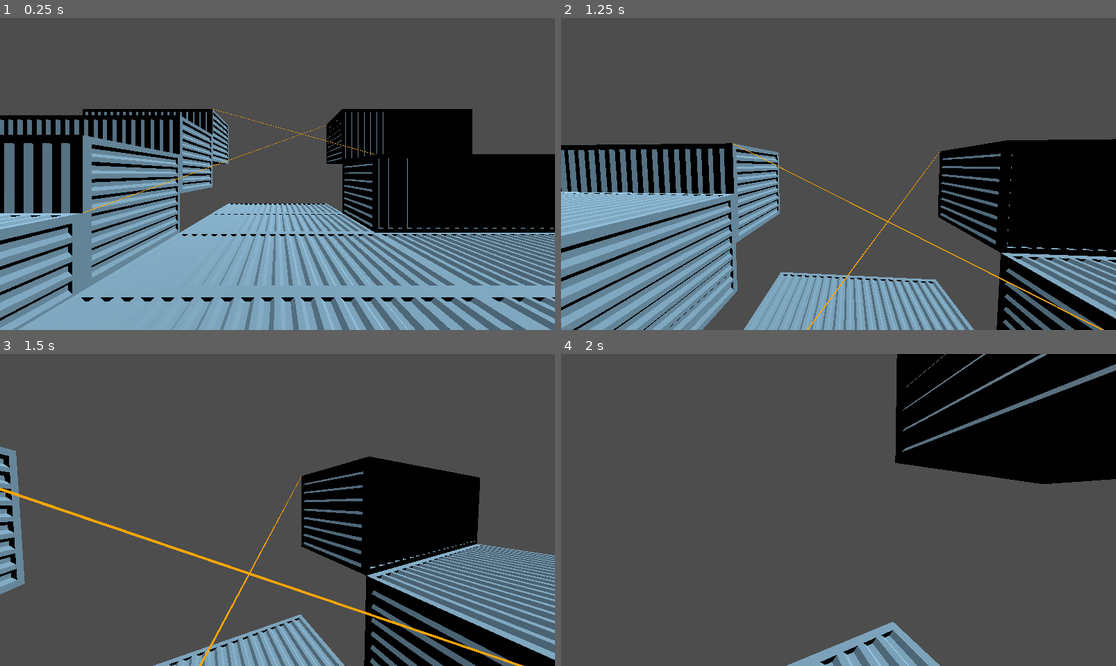
Above: before the commit, frames 1-4 (two rows, left to right).
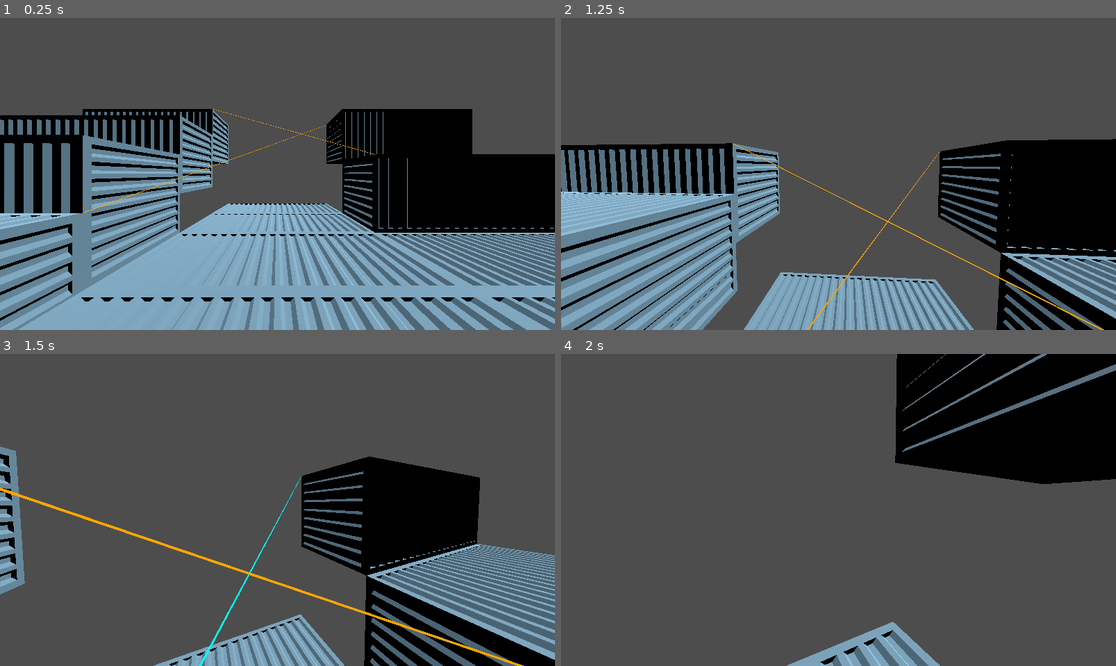
Above: after the commit, the same moments.

Repository: Alex-Fischman/Shipyard
Game: Godot game, scene res://Scenes/Main.tscn
The game is run twice, just before and just after one commit, with the same random seed, the same clock (stepped at 60 frames per second) and the same inputs.
Inputs (mouse positions are in pixels of both pictures, inside the frame that each line leads up to):
- Up to frame 1 (0.25 s): no input
- Up to frame 2 (1.25 s): tap Enter at 0.5 s; move the mouse to (832, 180) at 0.52 s; hold W (move_forward) from 0.53 s (still down); tap Space (jump) at 0.77 s
- Up to frame 3 (1.5 s): keep holding W (move_forward); move the mouse to (316, 513) at 1.27 s
- Up to frame 4 (2 s): keep holding W (move_forward); tap Space (jump) at 1.52 s

Frames 1-2 are identical in both runs. In frame 3, 0.2% of the frame differs, in the area x 35-55%, y 39-100%; in frame 4, nothing differs.
Error before the commit: Parse Error: Identifier "current_value" not declared in the current scope. (res://Scripts/Targetable.gd:12)

Commit message:
Fix material linking

Diff:
--- a/Scenes/Rope.tscn
+++ b/Scenes/Rope.tscn
@@ -4,6 +4,7 @@
 [ext_resource type="Script" path="res://Scripts/Targetable.gd" id="2_mnp38"]
 
 [sub_resource type="StandardMaterial3D" id="StandardMaterial3D_ciunw"]
+resource_local_to_scene = true
 shading_mode = 0
 albedo_color = Color(1, 0.647059, 0, 1)
 
--- a/Scripts/Targetable.gd
+++ b/Scripts/Targetable.gd
@@ -4,18 +4,21 @@
 
 var last_targeted: float = -1000
 
+var off_material: StandardMaterial3D
+var on_material: StandardMaterial3D
+
+func _ready() -> void:
+	var mesh: PrimitiveMesh = MESH.mesh
+	var material: StandardMaterial3D = mesh.material
+	off_material = material
+
+	on_material = material.duplicate()
+	on_material.albedo_color = Color.CYAN
+
 func targeted() -> void:
 	last_targeted = Time.get_unix_time_from_system()
 
 func _process(delta: float) -> void:
-	if Time.get_unix_time_from_system() - last_targeted < self.get_physics_process_delta_time():
-		current_value = 1
-	else:
-		current_value = 0
-
-	var material: StandardMaterial3D = StandardMaterial3D.new()
-	material.albedo_color = Color.ORANGE.lerp(Color.BLUE, current_value)
-	material.shading_mode = BaseMaterial3D.ShadingMode.SHADING_MODE_UNSHADED
-
-	var mesh: PrimitiveMesh = MESH.mesh;
-	mesh.material = material
+	var elapsed: float = Time.get_unix_time_from_system() - last_targeted
+	var threshold: float = self.get_physics_process_delta_time() * 2.0
+	MESH.material_override = on_material if elapsed < threshold else off_material
